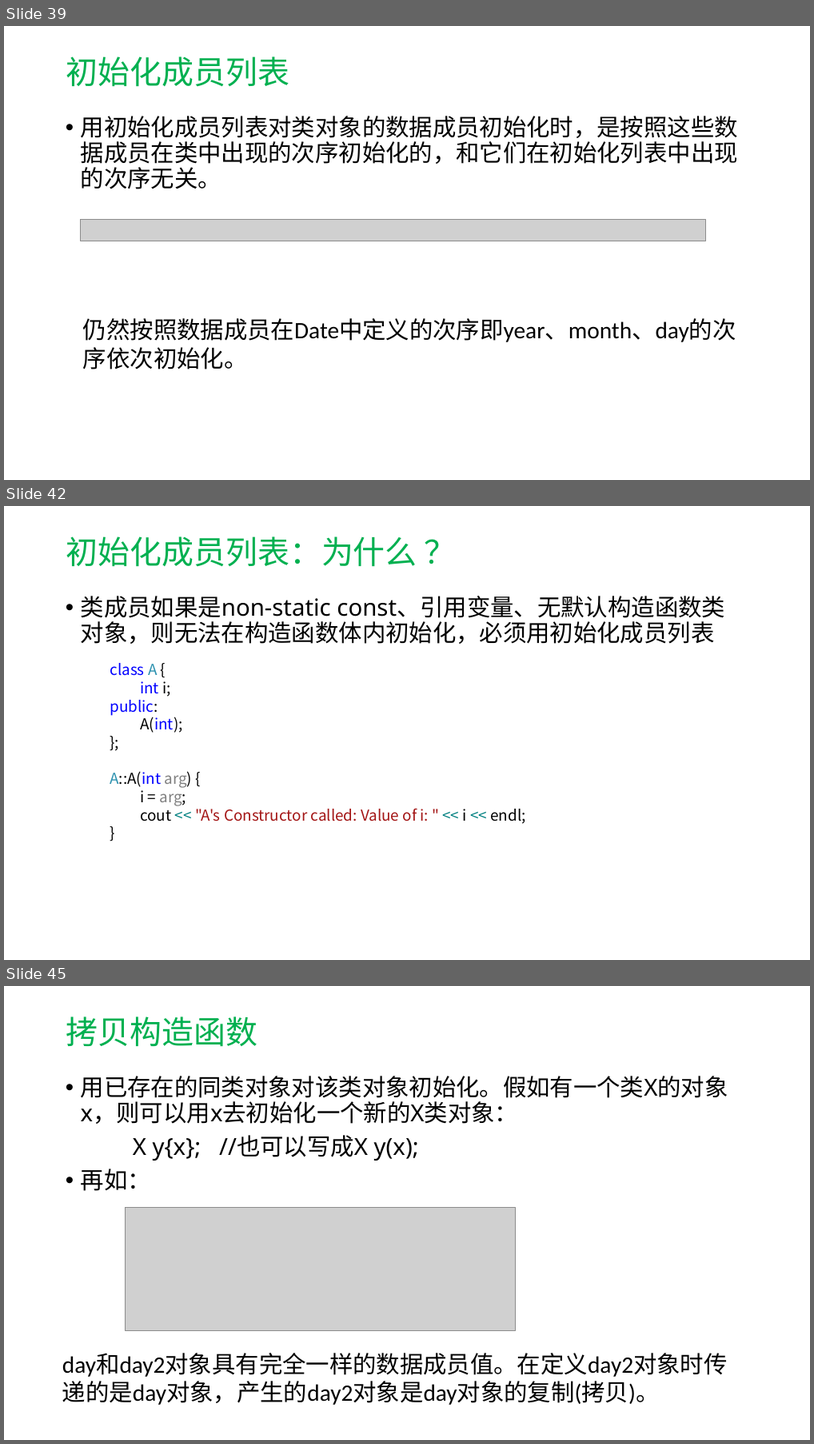
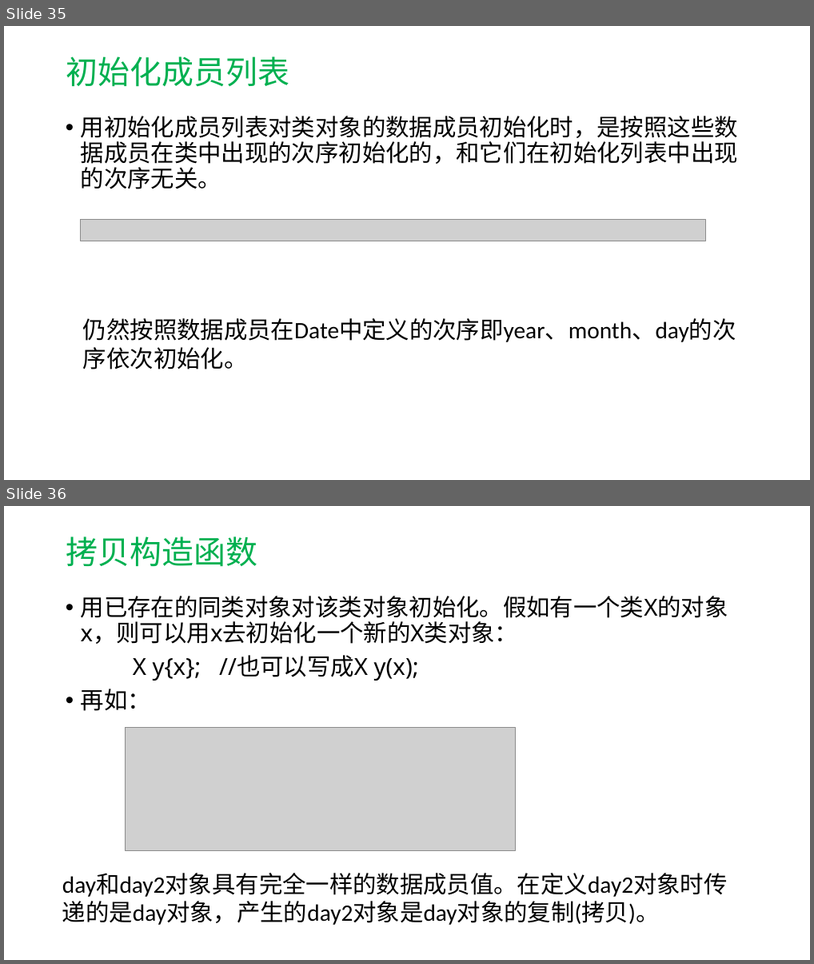
Before and after one commit to hwdong-net/cplusplus17, a slide deck: ppt/第7章 类和对象.pptx. Shown one above the other, each under a label of ours: slides 39, 42 and 45 before the commit, slides 35 and 36 after it; the slides between them are not shown. The pictures are 814x1444 and 814x964 pixels, drawn with LibreOffice and Linux fonts; fonts in the diff are those of the drawing; grey boxes stand for pictures. Boxes give left, top, right and bottom in pixels: in the first picture for what was removed or moved away, otherwise in the second. Text is boxed around its words. In the diff, an @@ line names an element or a change of style, - is before the commit and + after.

```diff
--- a/ppt/第7章 类和对象.pptx
+++ b/ppt/第7章 类和对象.pptx
@@ slide 42 removed at <box>4,506,810,960</box>, background #FFFFFF @@
@@ title removed at <box>66,536,418,567</box> @@
-初始化成员列表：为什么 ？
@@ text removed at <box>81,596,726,644</box> @@
-• 类成员如果是non-static const、引用变量、无默认构造函数类对象，则无法在构造函数体内初始化，必须用初始化成员列表
@@ text removed at <box>110,663,526,824</box> @@
-class A {
-  int i;
-public:
-  A(int);
-};
-A::A(int arg) {
-  i = arg;
-  cout << "A's Constructor called: Value of i: " << i << endl;
-}
@@ what was slide 39 is now slide 35 @@
@@ what was slide 45 is now slide 36 @@
```
Also in this commit, not shown: 11 slides changed, 4 slides added, 14 other slides removed.
